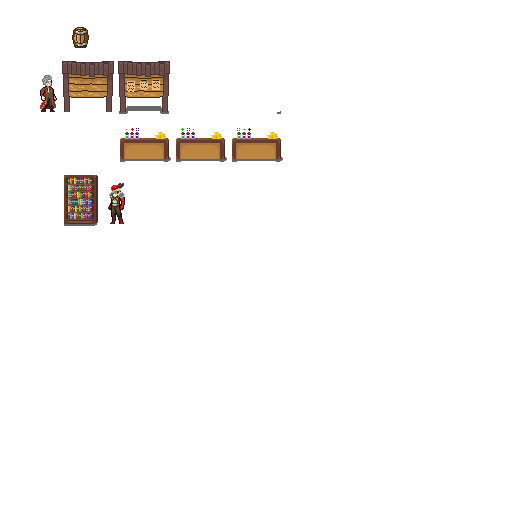
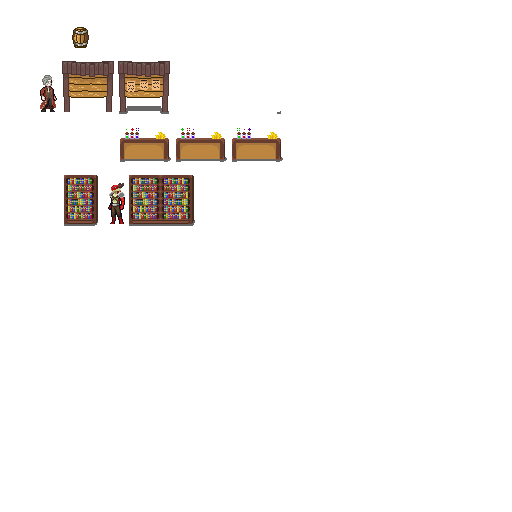
Revision of a layered 512 x 512 image; what changed, layer by layer:
added layer "DoubleBook copy" above "DoubleBook" over box(129, 175, 194, 224)
added layer "DoubleBook" above "Bookcase" over box(129, 175, 194, 224)
painted on "Bookcase" over box(66, 178, 94, 219)
painted on "Shadows" over box(90, 178, 195, 226)
